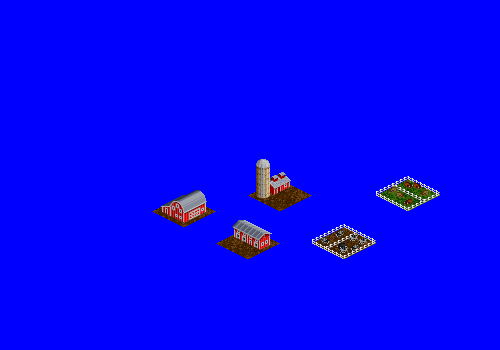
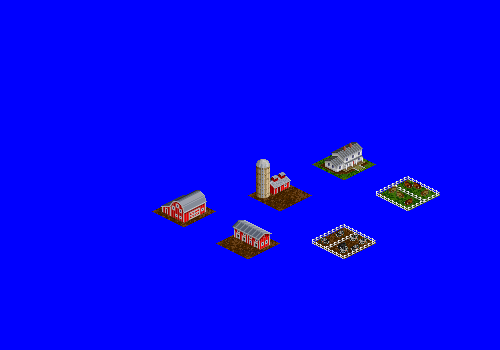
Layer changes from the first 500 x 350 image to the second:
removed layer "cow shed" (1st of 3, in "cow shed copy") from group "cow shed copy" over left=243, top=241, right=256, bottom=248
renamed "Anti-aliased comp needs split" to "cow shed", moved it into group "cow shed", painted on it over left=191, top=196, right=270, bottom=248
added group "farmhouse" (1st of 2) with 6 layers above "building" over left=243, top=142, right=376, bottom=242
added layer "plants" in group "farmhouse" over left=319, top=162, right=369, bottom=175
added layer "porch" in group "farmhouse" over left=343, top=155, right=366, bottom=172
added layer "farmhouse" (2nd of 2, in "farmhouse") in group "farmhouse" over left=324, top=142, right=363, bottom=172
added layer "grass copy 2" in group "farmhouse" over left=312, top=149, right=376, bottom=180
added layer "Anti-aliased comp" in group "building" over left=256, top=196, right=270, bottom=198
hid "tank" over left=256, top=196, right=270, bottom=198
renamed "barn" to "Barn", painted on it over left=191, top=215, right=200, bottom=220
